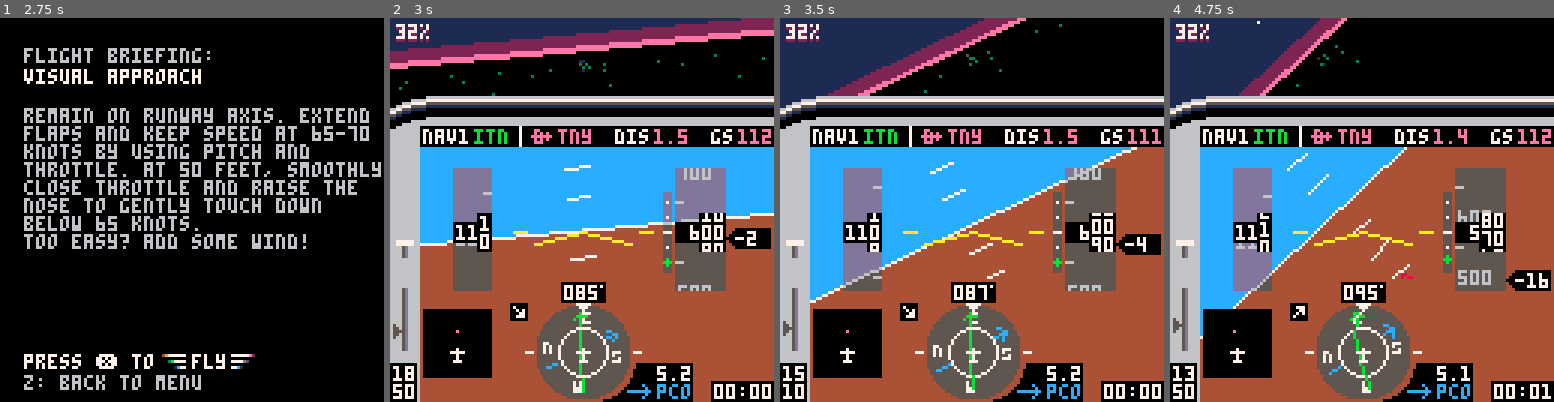
Above: before the commit, frames 1-4 (left to right).
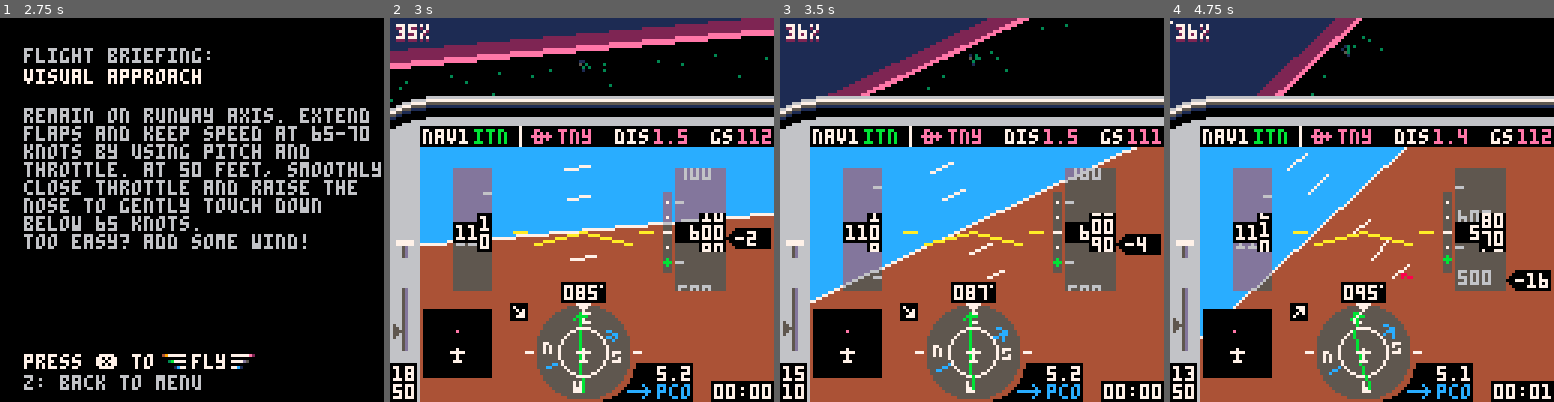
Above: after the commit, the same moments.

Repository: freds72/tiny_sim
Game: PICO-8 cartridge carts/tinysim.p8
Same seed, same stepped clock (60 frames per second), same inputs: the game is played once before the commit and once after it.
Inputs:
- Up to frame 1 (2.75 s): tap O (Z key) at 0.33, 0.7, 1.43, 2.22 s; tap X (X key) at 1.07, 2.07, 2.4, 2.73 s; hold Left 1.97-2.37 s; hold Down from 2.42 s (still down)
- Up to frame 2 (3 s): release Down at 2.82 s; hold Right from 2.87 s (still down)
- Up to frame 3 (3.5 s): keep holding Right; tap X (X key) at 3.07, 3.4 s; tap O (Z key) at 3.1 s
- Up to frame 4 (4.75 s): release Right at 3.53 s; hold Up 3.58-4.08 s; tap X (X key) every 0.33 s from 3.73 to 4.73 s; tap O (Z key) at 3.98 s; hold Right 4.13-4.53 s; hold Down from 4.58 s (still down)

Frame 1 is identical in both runs. In frame 2, 0.1% of the frame differs, in the area x 0-99%, y 2-22%; in frame 3, 0.6%; in frame 4, 2.2%, in the area x 0-56%, y 0-21%.

Commit message:
added support for shaded faces stars light intensity on height computing number of lights according to length

Diff:
--- a/carts/tinysim.p8
+++ b/carts/tinysim.p8
@@ -1,8 +1,9 @@
 pico-8 cartridge // http://www.pico-8.com
 version 16
 __lua__
---tiny sim 0.60
---@yellowbaron, 3d engine @freds72
+-- tiny sim 0.60
+-- @yellowbaron, 3d engine @freds72
+-- 3d math portions from threejs
 
 --scenarios (name,lat,lon,hdg,alt,pitch,bank,throttle,tas,gps dto,nav1,nav2)
 local scenarios={
@@ -858,14 +859,8 @@
    --3d
   	zbuf_clear()
 
-   local q=make_q(v_right,-pitch/360)
-	  q_x_q(q,make_q(v_fwd,-bank/360))
-	  local q2=make_q(v_up,heading/360-0.25)
-	  q_x_q(q2,q)
-	  -- avoid matrix skew
-	  q_normz(q2)
 	  -- update cam
-	  cam:track({lat,(alt+4.4)/120,lon},q2) --correction for height of pilot in airplane
+	  cam:track({lat,(alt+4.4)/120,lon},-pitch/360,heading/360-0.25,-bank/360) --correction for height of pilot in airplane
 
 	  zbuf_filter(actors)
 
@@ -956,6 +951,9 @@
 	light_shades[c]=unpack_ramp(74,0)
 end
 
+--
+local dither_pat={0b1111111111111111,0b0111111111111111,0b0111111111011111,0b0101111111011111,0b0101111101011111,0b0101101101011111,0b0101101101011110,0b0101101001011110,0b0101101001011010,0b0001101001011010,0b0001101001001010,0b0000101001001010,0b0000101000001010,0b0000001000001010,0b0000001000001000,0b0000000000000000}
+
 -- zbuffer (kind of)
 local drawables={}
 function zbuf_clear()
@@ -966,17 +964,32 @@
 	for _,d in pairs(drawables) do
 		-- cull objects too far
 		-- todo: fix sqr_dist
-  if sqr_dist(cam.pos,d.pos)<6000 then
-		 collect_drawables(d.model,d.m,objs)
-  end
+    if sqr_dist(cam.pos,d.pos)<6000 then
+		 collect_drawables(d.model,d.m,d.pos,objs)
+    end
 	end
 	-- z-sorting
 	sort(objs)
 	-- actual draw
 	for i=1,#objs do
 		local d=objs[i]
-		local r=min(3,-24/d.key)
-		if(r>1) circfillt(d.x,d.y,r,light_shades[d.c])
+		if d.kind==0 then
+			local r=min(3,-24/d.key)
+			if(r>1) circfillt(d.x,d.y,r,light_shades[d.c])
+		elseif d.kind==1 then
+  	-- get floating part
+	  --local cf=(#dither_pat-1)*(1-mid(-8*d.key,0,0.5))
+	  --fillp(dither_pat[flr(cf)+1])
+	  fillp(0xf0f0)
+	  -- or
+	  -- fillp(0xa5a5)
+	  local cf=3*mid(-2*d.key,0,1)
+	  local c=bor(shl(sget(80+cf,d.c),4),sget(80+max(cf-1),d.c))
+		 cam:draw(project_poly,d.v,c)
+		 --print(-8*d.key,2,12,8)
+   fillp()
+   --return
+		end
 	end
 end
 
@@ -1067,52 +1080,19 @@
 	v[1],v[2],v[3]=m[1]*x+m[2]*y+m[3]*z,m[5]*x+m[6]*y+m[7]*z,m[9]*x+m[10]*y+m[11]*z
 end
 
--- quaternion
-function make_q(v,angle)
-	angle/=2
-	-- fix pico sin
-	local s=-sin(angle)
-	return {v[1]*s,
-	        v[2]*s,
-	        v[3]*s,
-	        cos(angle)}
-end
-function q_clone(q)
-	return {q[1],q[2],q[3],q[4]}
-end
-function q_normz(q)
-	local d=v_dot(q,q)+q[4]*q[4]
-	if d>0 then
-		d=sqrt(d)
-		q[1]/=d
-		q[2]/=d
-		q[3]/=d
-		q[4]/=d
-	end
-end
-
-function q_x_q(a,b)
-	local qax,qay,qaz,qaw=a[1],a[2],a[3],a[4]
-	local qbx,qby,qbz,qbw=b[1],b[2],b[3],b[4]
-
-	a[1]=qax*qbw+qaw*qbx+qay*qbz-qaz*qby
-	a[2]=qay*qbw+qaw*qby+qaz*qbx-qax*qbz
-	a[3]=qaz*qbw+qaw*qbz+qax*qby-qay*qbx
-	a[4]=qaw*qbw-qax*qbx-qay*qby-qaz*qbz
-end
-function m_from_q(q)
-	local x,y,z,w=q[1],q[2],q[3],q[4]
-	local x2,y2,z2=x+x,y+y,z+z
-	local xx,xy,xz=x*x2,x*y2,x*z2
-	local yy,yz,zz=y*y2,y*z2,z*z2
-	local wx,wy,wz=w*x2,w*y2,w*z2
-
-	return {
-		1-(yy+zz),xy+wz,xz-wy,0,
-		xy-wz,1-(xx+zz),yz+wx,0,
-		xz+wy,yz-wx,1-(xx+yy),0,
-		0,0,0,1
-	}
+function make_m_from_euler(x,y,z)
+		local a,b = cos(x),-sin(x)
+		local c,d = cos(y),-sin(y)
+		local e,f = cos(z),-sin(z)
+    local ac,ad,bc,bd = a * c, a * d, b * c, b * d
+
+    -- yzx order
+    return {
+      c * e, f, -d * e,0,
+      bd - ac * f, a * e, ad * f + bc,0,
+      bc * f + ad, -b * e, ac - bd * f,0,
+      0,0,0,1
+    }
 end
 
 -- only invert 3x3 part
@@ -1138,9 +1118,41 @@
 end
 
 local znear,zdir=1,-1
-function collect_drawables(model,m,out)
-  -- project point cache
+function collect_drawables(model,m,pos,out)
+  -- cam pos in object space
+	local cam_pos=make_v(pos,cam.pos)
+	m_inv_x_v(m,cam_pos)
+
+  local cam_n=v_clone(cam_pos)
+  v_normz(cam_n)
+
+  -- vertex cache
   local p={}
+
+  for i=1,#model.f do
+    local f,n=model.f[i],model.n[i]
+    -- early clipping
+    if model.cp[i]>v_dot(n,cam_pos) or f.double_sided then
+      -- face vertices (for clipping)
+      local vertices={}
+      -- project vertices
+      local z=0
+      for k=1,#f.vi do
+					  local vi=f.vi[k]
+					  local v=p[vi]
+       if not v then
+         v=cam:modelview(m,model.v[vi])
+         p[vi]=v
+       end
+       z+=v[3]
+       --
+		  	  add(vertices,v)
+	    	end
+	    	z/=#vertices
+		  add(out,{key=-1/z,v=vertices,c=f.c,kind=1})
+	  end
+  end
+
  -- edges
  for i=1,#model.e do
 		local e=model.e[i]
@@ -1257,29 +1269,28 @@
 	local a={
 		pos=v_clone(p),
 		-- north is up
-		q=make_q(v_up,angle-0.25)
+		m=make_m_from_euler(0,angle-0.25,0)
   }
+
   a.model=all_models[model]
 	a.update=a.update or nop
-	-- init orientation
-	local m=m_from_q(a.q)
-	m_set_pos(m,p)
-	a.m=m
+	-- init position
+  m_set_pos(a.m,p)
 	return a
 end
 
 function make_cam(x0,y0,focal)
+	-- clip planes
+ local znear=0.25
+
 	local c={
 		pos={0,0,3},
-		q=make_q(v_up,0),
 		update=function(self)
-      -- keep world orientation in mw
-			self.mw,self.m=m_from_q(self.q),m_from_q(self.q)
-			m_inv(self.m)
 		end,
-		track=function(self,pos,q)
-			self.pos,q=v_clone(pos),q_clone(q)
-			self.q=q
+		track=function(self,pos,x,y,z)
+			self.pos=v_clone(pos)
+      self.m=make_m_from_euler(x,y,z)
+      m_inv(self.m)
 		end,
 		project=function(self,x,y,z)
 			-- world to view
@@ -1307,6 +1318,13 @@
   	  -- view to screen
   	  local w=focal/v[3]
   	  return x0+v[1]*w,y0-v[2]*w,v[3],w
+		end,
+		-- draw the given vertices using function fn
+		-- performs cam space clipping
+		draw=function(self,fn,v,c)
+ 		-- clip loop
+		 v=plane_poly_clip({0,0,-1},{0,0,znear},v)
+			fn(v,c)
 		end
 	}
 	return c
@@ -1314,8 +1332,10 @@
 
 local stars={}
 for i=1,48 do
-	local v={rnd()-0.5,rnd(0.5),rnd()-0.5}
+	local v={rnd()-0.5,rnd(0.25),rnd()-0.5}
 	v_normz(v)
+  -- shade star according to height
+  v.c=sget(4*min(v[2]*3,1),24)
 	v_scale(v,32)
 	add(stars,v)
 end
@@ -1342,18 +1362,18 @@
 		local p={0,cam.pos[2]-48*k*k,0}
 		m_x_v(cam.m,p)
 
-		local v0=farplane[#farplane]
 		local sky=plane_poly_clip(n,p,farplane)
 		-- complete line?
 		fillp(sky_fillp[k+1])
-		polyfill(sky,sky_gradient[k+1])
+    -- display
+		project_poly(sky,sky_gradient[k+1])
 	end
  fillp()
 
  -- stars
 	for _,v in pairs(stars) do
 		local x,y,z,w=cam:project(cam.pos[1]+v[1],cam.pos[2]+v[2],cam.pos[3]+v[3])
-		if(z>0) pset(x,y,7)
+		if(z>0) pset(x,y,v.c)
 	end
 
 	local cy=cam.pos[2]
@@ -1371,7 +1391,20 @@
 			if z>0 then
 				pset(x,y,3)
 			end
- 		end
+ 	end
+	end
+
+end
+
+function project_poly(p,c)
+	if #p>2 then
+		local x0,y0=cam:project2d(p[1])
+		local x1,y1=cam:project2d(p[2])
+		for i=3,#p do
+			local x2,y2=cam:project2d(p[i])
+			trifill(x0,y0,x1,y1,x2,y2,c)
+			x1,y1=x2,y2
+		end
 	end
 end
 
@@ -1401,7 +1434,7 @@
      pset(x0,y,sget(64+3*mid(w0/16,0,1),c))
 					-- avoid too many lights!
 					if w0>12 then
-						add(out,{key=-w0,x=x0,y=y,c=c})
+						add(out,{key=-w0,x=x0,y=y,c=c,kind=0})
 					end
 				end
      x0+=w/h
@@ -1429,7 +1462,7 @@
     if prevu!=u then
      pset(x,y0,sget(64+3*mid(w0/16,0,1),c))
 					if w0>12 then
-			   add(out,{key=-w0,x=x,y=y0,c=c})
+			   add(out,{key=-w0,x=x,y=y0,c=c,kind=0})
 			  end
 			 end
 		  y0+=h/w
@@ -1480,18 +1513,6 @@
  end
 end
 
-function polyfill(p,c)
-	if #p>2 then
-		local x0,y0=cam:project2d(p[1])
-		local x1,y1=cam:project2d(p[2])
-		for i=3,#p do
-			local x2,y2=cam:project2d(p[i])
-			trifill(x0,y0,x1,y1,x2,y2,c)
-			x1,y1=x2,y2
-		end
-	end
-end
-
 -->8
 -- transparent drawing functions
 
Not shown, changed: 31 lines of the sprite sheet (__gfx__) section of carts/tinysim.p8
Not shown, changed: models/blender_export.py
Not shown, changed: models/landing_strip.blend
